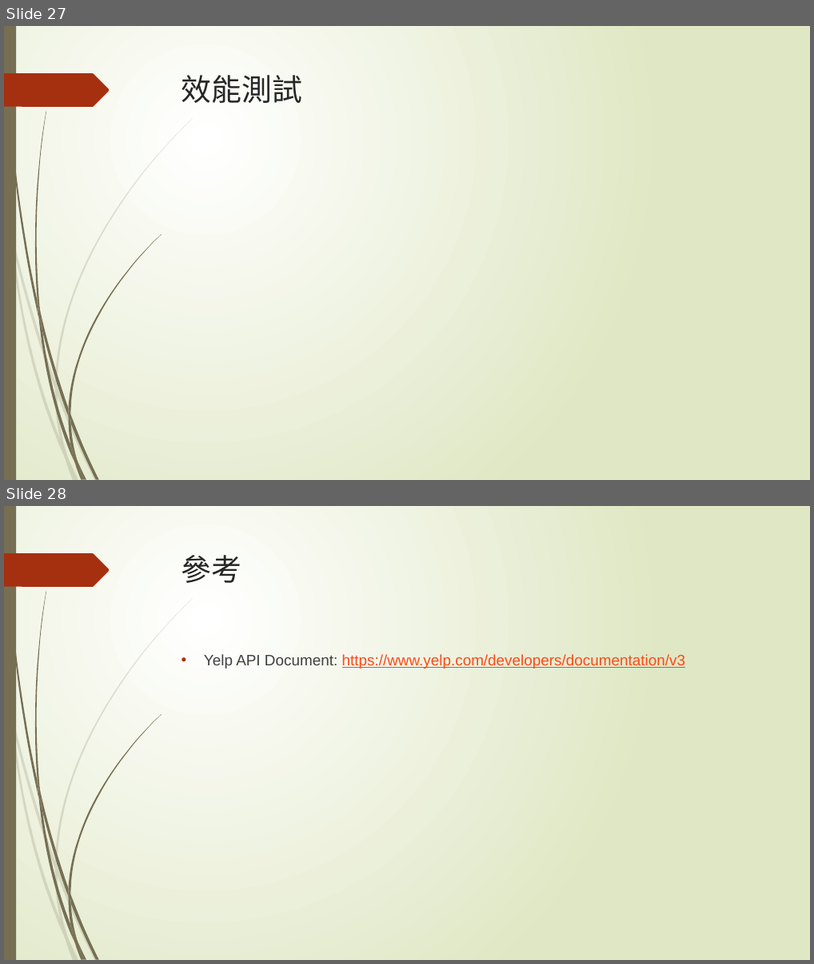
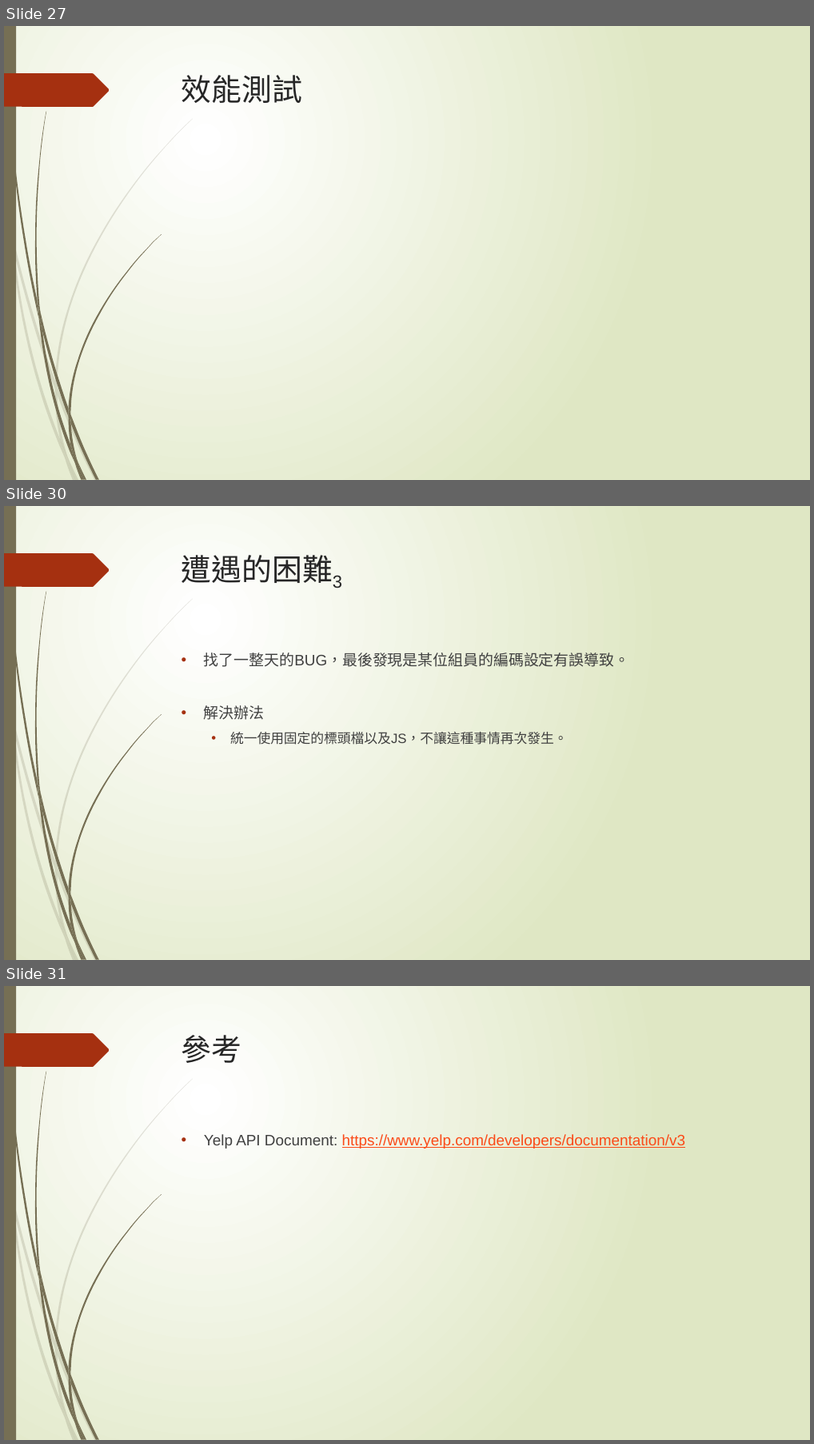
Before and after one commit to penut85420/WBSE_Project, a slide deck: 其他/YelpBlaBla.pptx. Shown one above the other, each under a label of ours: slides 27 and 28 before the commit, slides 27, 30 and 31 after it; the slides between them are not shown. The pictures are 814x964 and 814x1444 pixels, drawn with LibreOffice and Linux fonts; fonts in the diff are those of the drawing. Boxes give left, top, right and bottom in pixels: in the first picture for what was removed or moved away, otherwise in the second. Text is boxed around its words. In the diff, an @@ line names an element or a change of style, - is before the commit and + after.

Commit message:
新增遭遇的困難
好困難

```diff
--- a/其他/YelpBlaBla.pptx
+++ b/其他/YelpBlaBla.pptx
@@ slide 30 added at box(4, 506, 810, 960), background gradient #FFFFFF to #DFE8C4; not listed: 24 template elements that a slide beside it also shows @@
@@ title added at box(182, 555, 342, 588), 36 pt, text #262626 @@
+遭遇的困難3
@@ text added at box(204, 652, 630, 744), 18 pt, text #404040 @@
+• 找了一整天的BUG，最後發現是某位組員的編碼設定有誤導致。
+• 解決辦法
+  • 統一使用固定的標頭檔以及JS，不讓這種事情再次發生。
@@ what was slide 28 is now slide 31 @@
```
Also in this commit, not shown: 2 other slides added.
